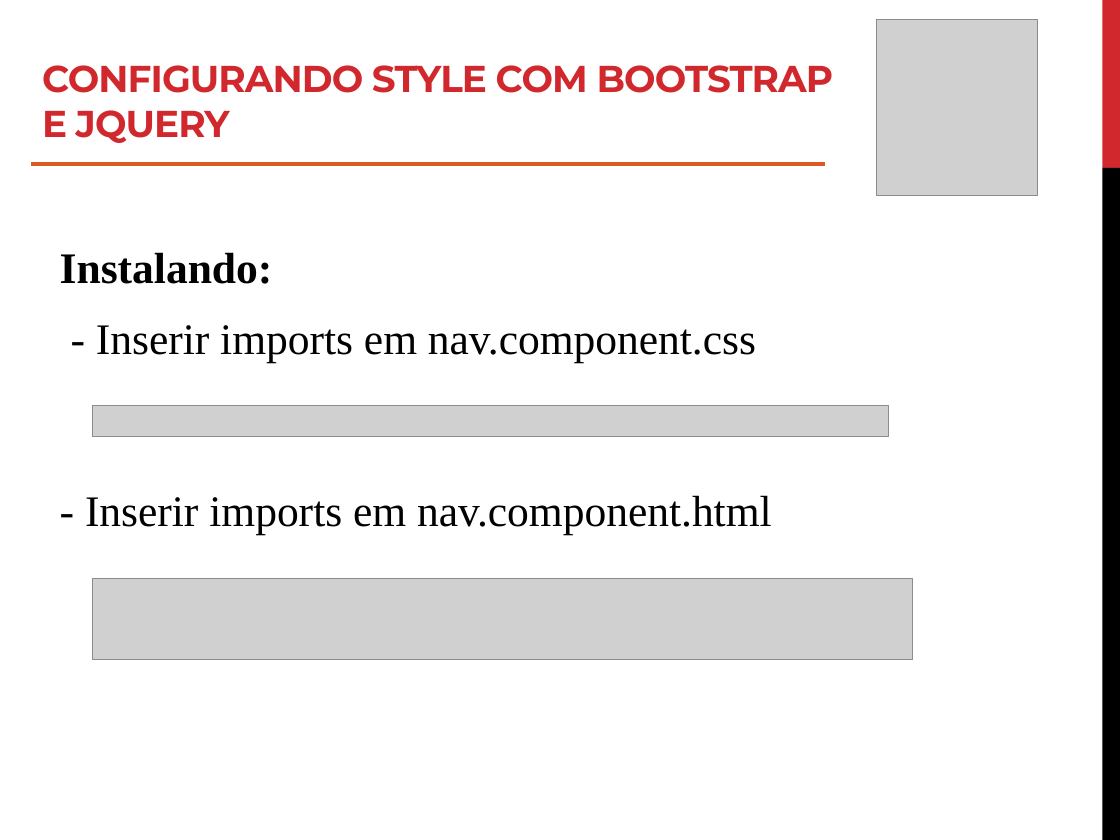
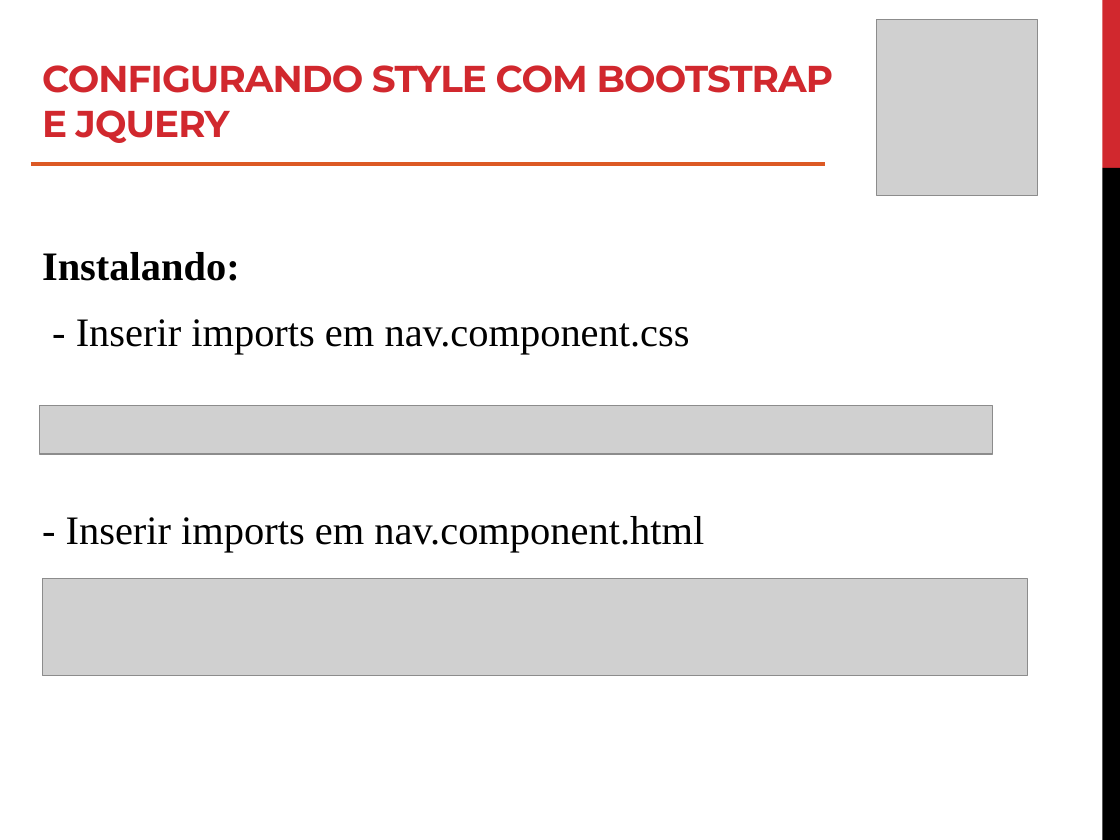
Before and after one commit to roney-amorim/workshop-angular, a slide deck: slide 29 of Módulo 2/Modulo 2.pptx. Drawn at 1120x840 pixels with LibreOffice and Linux fonts; fonts in the diff are those of the drawing; grey boxes stand for pictures. Boxes give left, top, right and bottom in pixels: in the first picture for what was removed or moved away, otherwise in the second. Text is boxed around its words. In the diff, an @@ line names an element or a change of style, - is before the commit and + after.

```diff
--- a/Módulo 2/Modulo 2.pptx
+++ b/Módulo 2/Modulo 2.pptx
@@ text "Instalando:": place and size @@
-text "Instalando:" at (60,252,772,534)
+text "Instalando:" at (42,252,704,552)
@@ text "Instalando:" at (42,252,704,552): size 28 to 26 pt @@
@@ picture: place and size @@
-picture at (93,405,889,437)
+picture at (39,405,991,454)
@@ picture: place and size @@
-picture at (93,579,913,660)
+picture at (43,579,1028,676)
```
Also in this commit, not shown: 32 other slides changed, 1 slide added, 4 other files.
